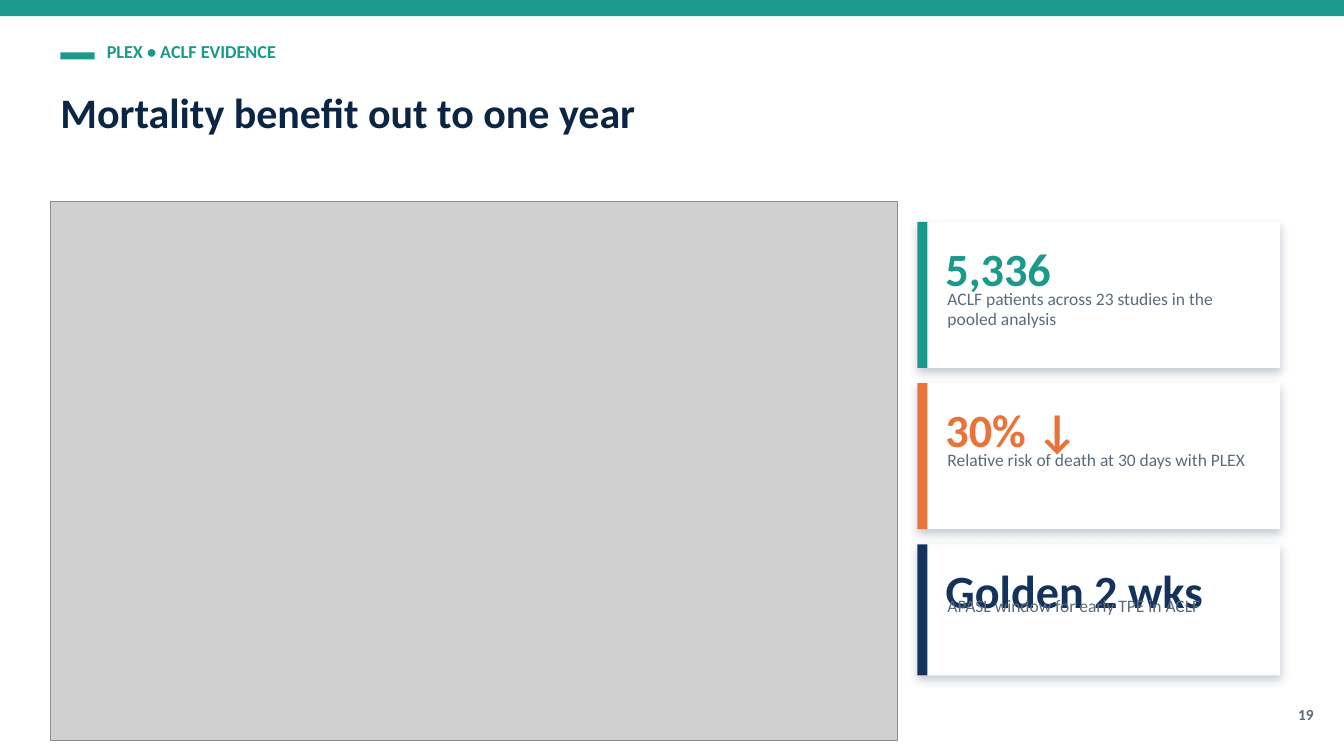
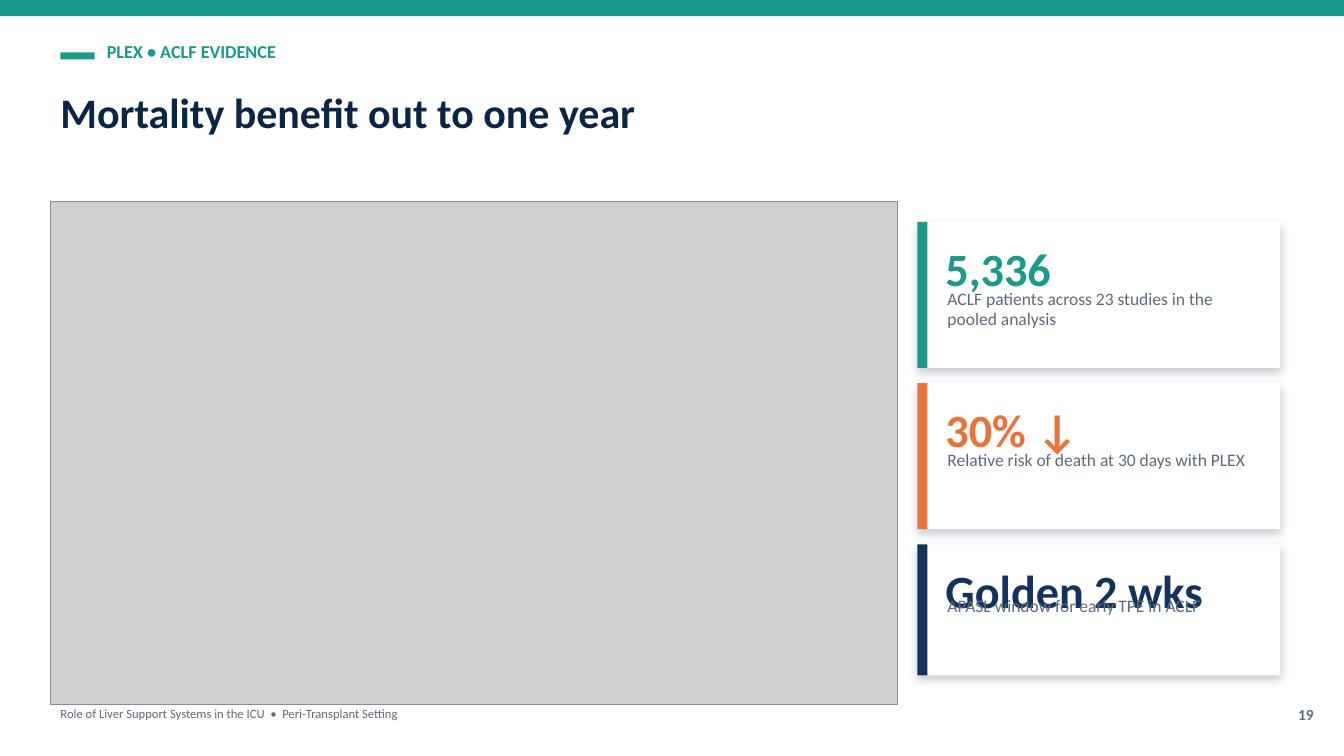
Before and after one commit to piyushesama/ProgrammingAssignment2, a slide deck: slide 19 of presentation/Liver_Support_ICU_Keynote.pptx. Drawn at 1344x756 pixels with LibreOffice and Linux fonts; fonts in the diff are those of the drawing; grey boxes stand for pictures. Boxes give left, top, right and bottom in pixels: in the first picture for what was removed or moved away, otherwise in the second. Text is boxed around its words. In the diff, an @@ line names an element or a change of style, - is before the commit and + after.

```diff
--- a/presentation/Liver_Support_ICU_Keynote.pptx
+++ b/presentation/Liver_Support_ICU_Keynote.pptx
@@ picture: place and size @@
-picture at <box>50,202,897,741</box>
+picture at <box>50,202,897,705</box>
@@ text added at <box>60,709,397,720</box>, 9 pt, text #5C6B7A @@
+Role of Liver Support Systems in the ICU • Peri-Transplant Setting
```
Also in this commit, not shown: 11 other slides changed, 13 other files.
